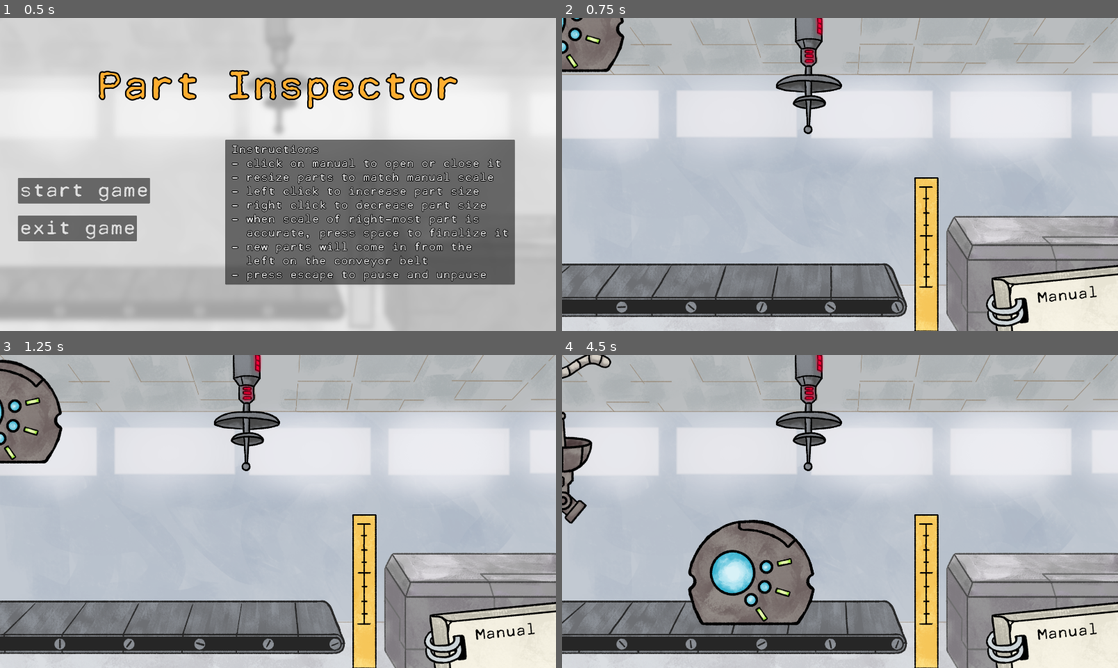
Above: before the commit, frames 1-4 (two rows, left to right).
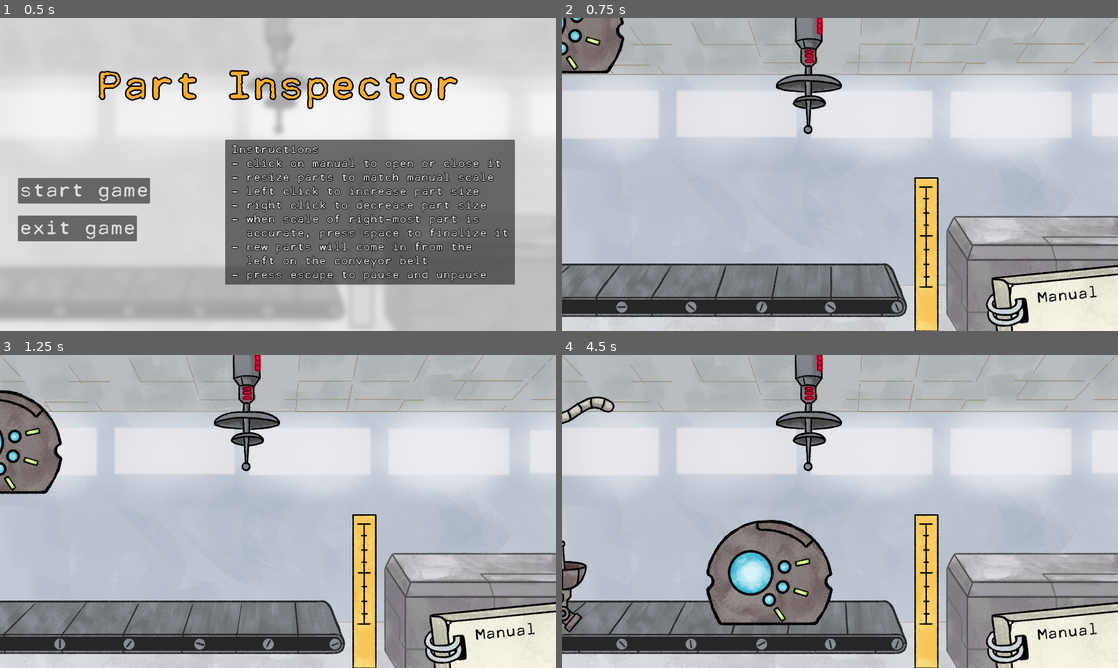
Above: after the commit, the same moments.

Repository: saadjiqbal/tip-the-scales
Game: Godot game, scene res://scenes/main_menu.tscn
Same seed, same stepped clock (60 frames per second), same inputs: the game is played once before the commit and once after it.
Inputs (mouse positions are in pixels of both pictures, inside the frame that each line leads up to):
- Up to frame 1 (0.5 s): no input
- Up to frame 2 (0.75 s): click "start game" at 0.5 s
- Up to frame 3 (1.25 s): no input
- Up to frame 4 (4.5 s): tap Enter (ui_accept) at 1.25, 1.52, 2.27, 3.77 s; move the mouse to (962, 495) at 1.27 s; press the mouse at (962, 495) at 1.28 s; move the mouse to (573, 574) at 2.02 s; release the mouse at (573, 574) at 2.03 s; right-click (573, 574) at 2.1 s; click (573, 574) at 2.17 s; move the mouse to (895, 442) at 2.77 s; press the mouse at (895, 442) at 2.78 s; move the mouse to (812, 574) at 3.52 s; release the mouse at (812, 574) at 3.53 s; right-click (812, 574) at 3.6 s; click (812, 574) at 3.67 s; move the mouse to (562, 426) at 4.27 s; press the mouse at (562, 426) at 4.28 s

Frame 1 is identical in both runs. In frame 2, 0.4% of the frame differs, in the area x 0-12%, y 0-18%; in frame 3, 3.0%; in frame 4, 6.8%, in the area x 0-49%, y 0-89%.

Commit message:
Minor fixes

Diff:
--- a/project.godot
+++ b/project.godot
@@ -45,3 +45,7 @@
 "events": [Object(InputEventKey,"resource_local_to_scene":false,"resource_name":"","device":-1,"window_id":0,"alt_press …(195 unchanged characters)…
 ]
 }
+
+[physics]
+
+2d/default_gravity=1500.0
--- a/scripts/game.gd
+++ b/scripts/game.gd
@@ -41,6 +41,7 @@
 	if robot_01_level and part_number == 0:
 		add_child(robot_01_parts[part_number].instantiate())
 		part_number += 1
+		robot_01_parts.erase(0)
 
 	if $RayCast2D.is_colliding() and needs_parts and space_avaialable:
 		add_child(robot_01_parts[part_number].instantiate())
--- a/scripts/global.gd
+++ b/scripts/global.gd
@@ -1,6 +1,6 @@
 extends Node
 
-var durabilty : int = 5
+var durability : int = 5
 
 
 # Called when the node enters the scene tree for the first time.
--- a/scripts/scanner.gd
+++ b/scripts/scanner.gd
@@ -30,10 +30,13 @@
 		else:
 			$RayCast2D.get_collider().queue_free()
 			$Bad_job.play()
+			#Appends the part list array to include the bad part
 			translate_name_to_part()
 			get_parent().can_appand = true
 			get_parent().append_array()
 			get_parent().can_appand = false
+			#Reduces the machines durability
+			Global.durability -= 1
 
 		print(object_scale)
 		print(object_name)
